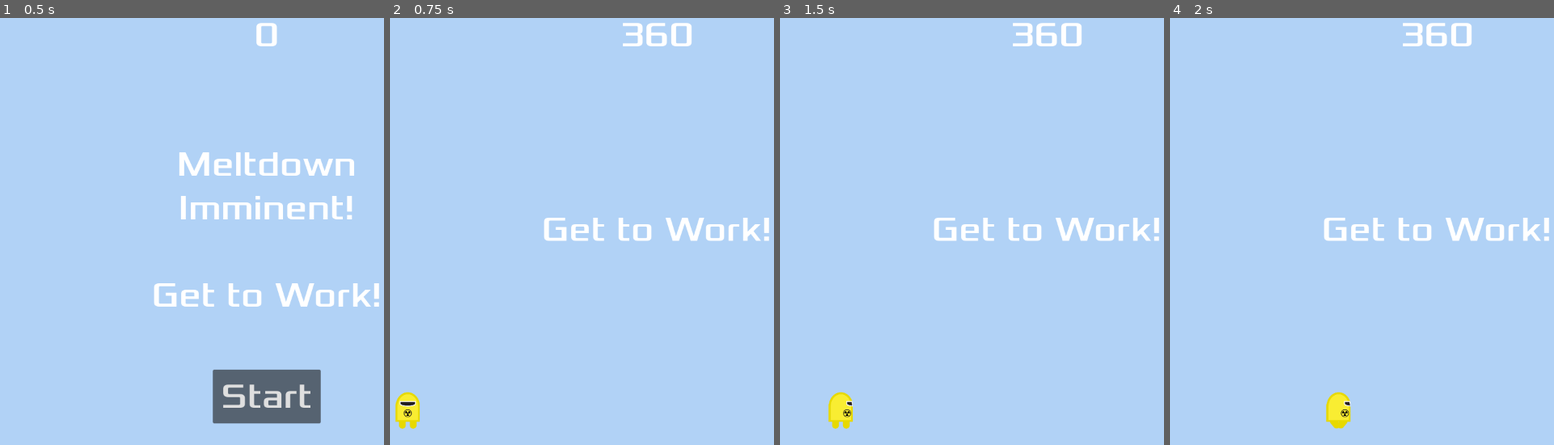
Above: before the commit, frames 1-4 (left to right).
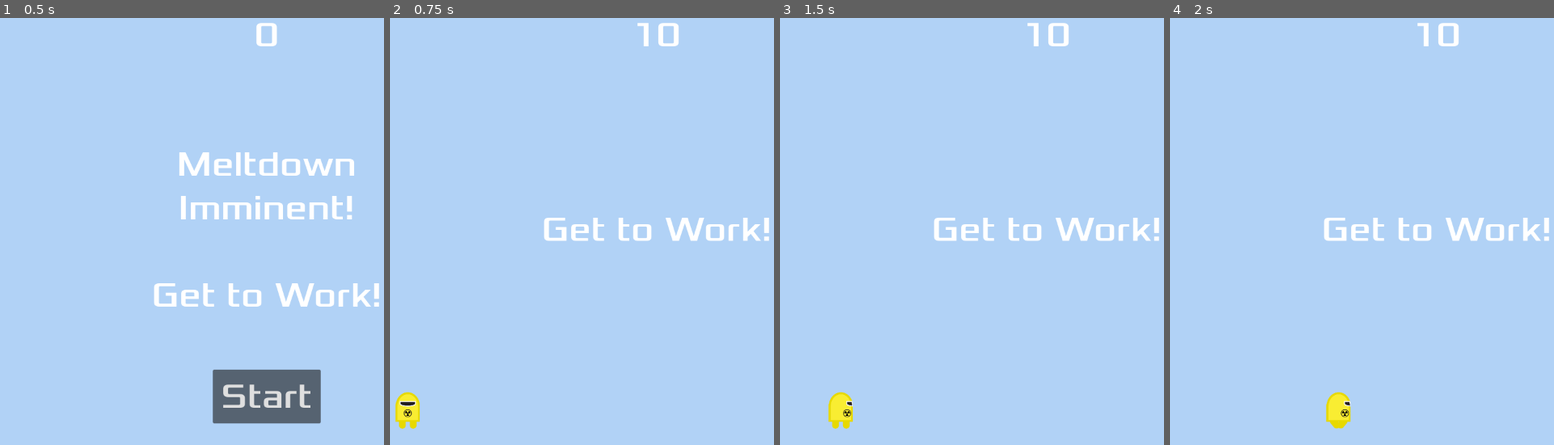
Above: after the commit, the same moments.

Repository: zabuuq/imminent-meltdown
Game: Godot game, scene res://main.tscn
Two runs of this game, one before a commit and one after it. Both use one fixed random seed, a clock stepped at 60 frames per second and the inputs below.
Inputs:
- Up to frame 1 (0.5 s): no input
- Up to frame 2 (0.75 s): click "Start" at 0.5 s
- Up to frame 3 (1.5 s): tap Enter at 1.25 s; hold Right (move_right) from 1.28 s (still down)
- Up to frame 4 (2 s): keep holding Right (move_right)

Frame 1 is identical in both runs. In frame 2, 0.5% of the frame differs, in the area x 60-79%, y 1-7%; in frame 3, 0.5%; in frame 4, 0.5%.

Commit message:
Game over on timer = 0
Added function to end game when the timer reaches 0. Set the starting time to only 10 seconds for testing purposes

Diff:
--- a/main.gd
+++ b/main.gd
@@ -19,7 +19,7 @@
 	$DeathSound.play()
 
 func new_game():
-	score = 360
+	score = 10
 	$Player.start($StartPosition.position)
 	$StartTimer.start()
 	$HUD.update_score(score)
@@ -33,5 +33,6 @@
 func _on_score_timer_timeout():
 	score -= 1
 	$HUD.update_score(score)
-	#if score != 0:
-	#	$game_over.start()
+
+	if score <= 0:
+		game_over()
